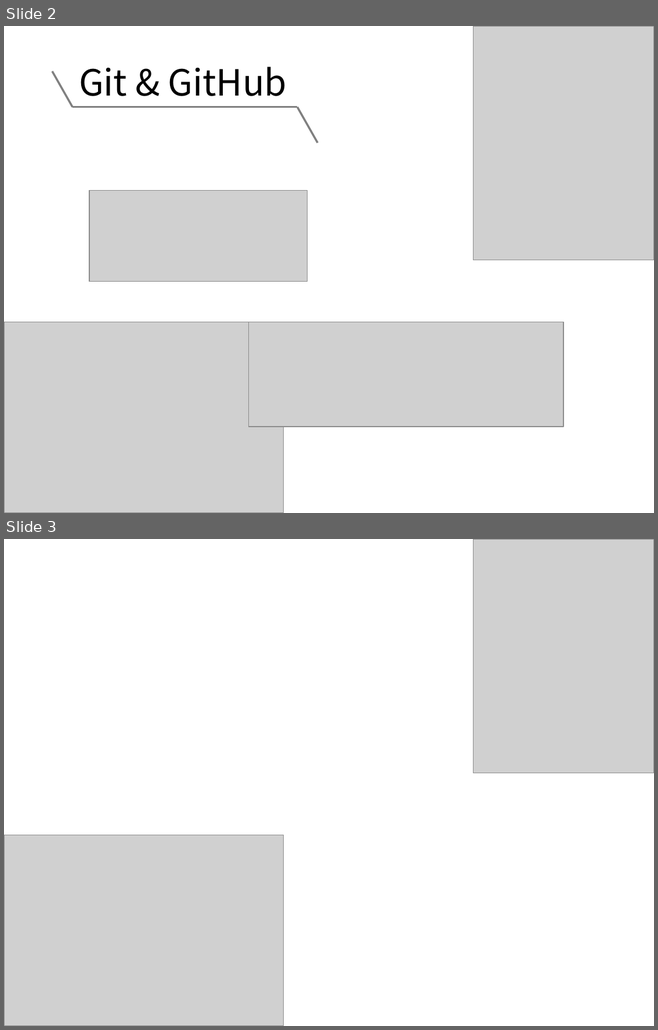
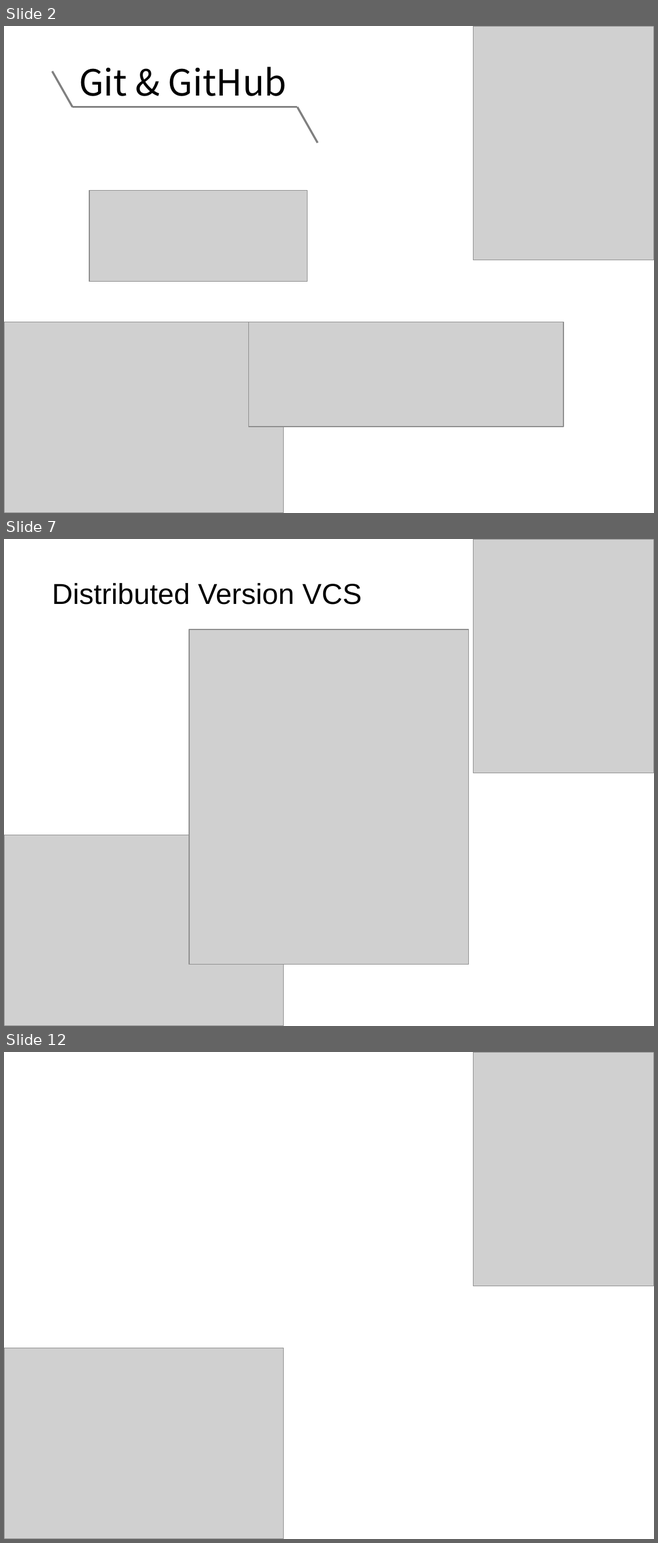
Before and after one commit to NCKU-BDA-2020/TA_Git_GitHub, a slide deck: TA_Class_III.pptx. Shown one above the other, each under a label of ours: slides 2 and 3 before the commit, slides 2, 7 and 12 after it; the slides between them are not shown. The pictures are 658x1030 and 658x1543 pixels, drawn with LibreOffice and Linux fonts; fonts in the diff are those of the drawing; grey boxes stand for pictures. Boxes give left, top, right and bottom in pixels: in the first picture for what was removed or moved away, otherwise in the second. Text is boxed around its words. In the diff, an @@ line names an element or a change of style, - is before the commit and + after.

```diff
--- a/TA_Class_III.pptx
+++ b/TA_Class_III.pptx
@@ slide 7 added at (4,539,654,1026), background #FFFFFF @@
@@ picture added at (473,539,654,773) @@
@@ text added at (52,583,361,605), 32 pt, text #000000 @@
+Distributed Version VCS
@@ picture added at (189,629,469,964) @@
@@ picture added at (4,835,284,1026) @@
@@ what was slide 3 is now slide 12 @@
```
Also in this commit, not shown: 15 other slides added.
